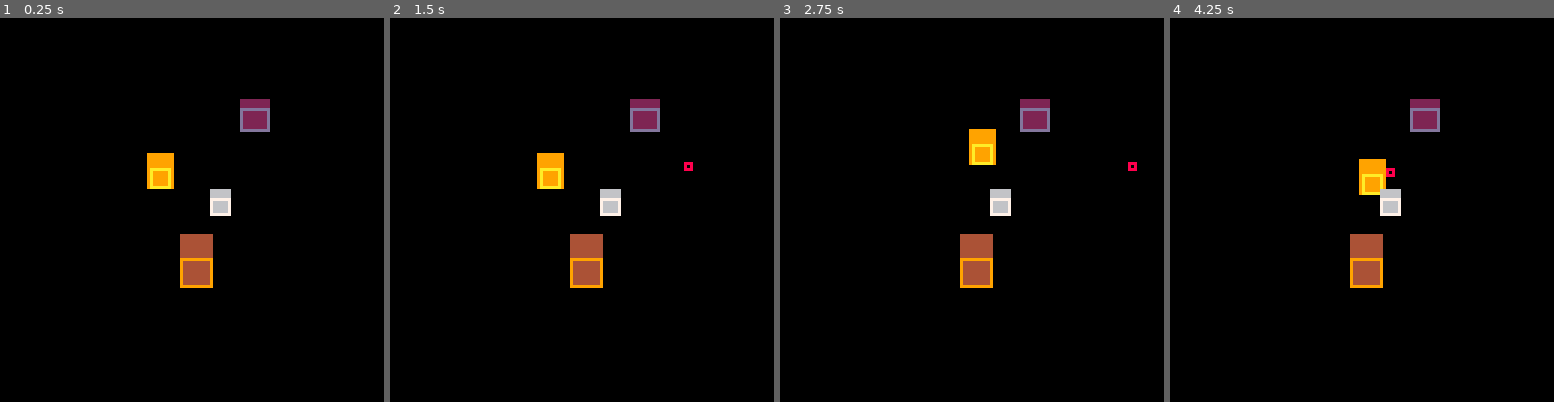
Above: before the commit, frames 1-4 (left to right).
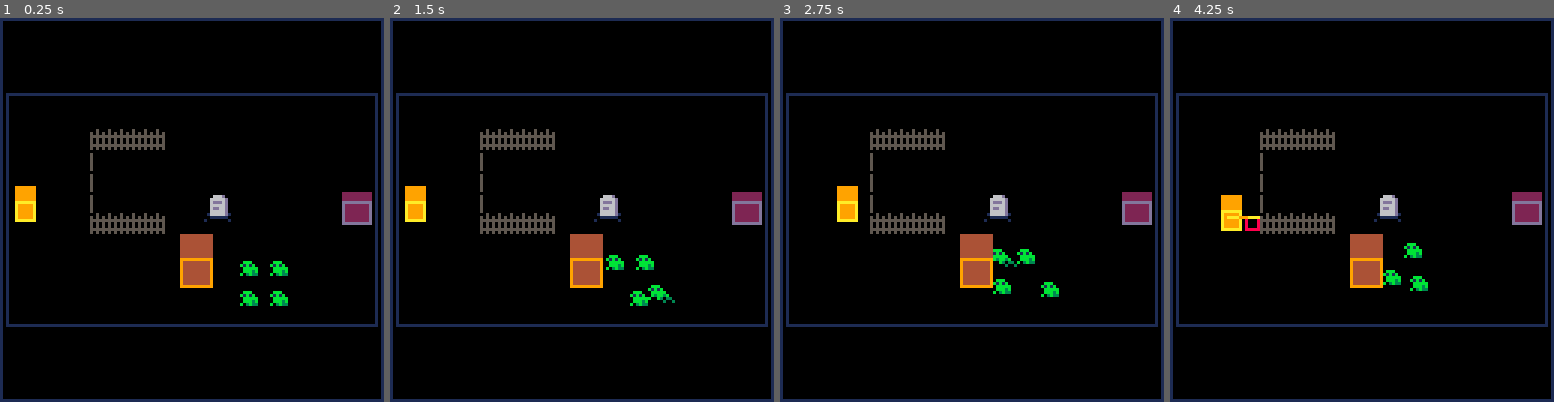
Above: after the commit, the same moments.

Repository: aylanonsense/pico-ludum-dare-40
Game: PICO-8 cartridge cart.p8
The game is run twice, just before and just after one commit, with the same random seed, the same clock (stepped at 60 frames per second) and the same inputs.
Inputs:
- Up to frame 1 (0.25 s): no input
- Up to frame 2 (1.5 s): tap X (X key) at 0.33, 1.07 s; tap O (Z key) at 0.7 s
- Up to frame 3 (2.75 s): hold Right 1.6-2.1 s; tap O (Z key) at 1.7, 2.1, 2.5 s; tap X (X key) at 1.85 s; hold Up 2.15-2.42 s; hold Right from 2.47 s (still down)
- Up to frame 4 (4.25 s): tap O (Z key) every 0.4 s from 2.9 to 4.1 s; tap X (X key) at 2.97, 4.08 s; release Right at 3.03 s; hold Left 3.08-3.58 s; hold Down 3.63-3.97 s; hold Right from 4.02 s (still down)

The runs differ from the first frame. In frame 1, 10% of the frame differs, in the area x 0-100%, y 0-100%; in frame 2, 10%; in frame 3, 10%; in frame 4, 10%.

Commit message:
Adding frogs, fences, mace attacks

Diff:
--- a/cart.p8
+++ b/cart.p8
@@ -7,11 +7,14 @@
 	2: witch
 	4: minions
 	8: tombstones
+	16: fences
 
 obstacle channels
 	1: player
 	2: tombstones
 	4: trees
+	8: minions
+	16: fences
 ]]
 
 -- useful no-op function
@@ -30,6 +33,7 @@
 -- global entity vars
 local entities
 local new_entities
+local player
 
 -- global input vars
 local buttons={}
@@ -42,34 +46,63 @@
 		height=7,
 		hurtbox_channel=1, -- player
 		obstacle_channel=1, -- player
-		collision_channel=2+4, -- tombstones + trees
+		collision_channel=2+4+16, -- tombstones + trees + fences
 		facing_dir="right",
 		move_dir=nil,
+		mace_attack_anim=0,
+		mace_attack_cooldown=0,
 		javelin_throw_anim=0,
 		javelin_throw_cooldown=0,
+		dodge_roll_dir=nil,
+		dodge_roll_anim=0,
+		dodge_roll_end_anim=0,
+		dodge_roll_detection=5,
+		health=5,
+		weapons={"mace","javelin"},
+		weapon_index=1,
 		update=function(self)
+			decrement_counter_prop(self,"mace_attack_anim")
+			decrement_counter_prop(self,"mace_attack_cooldown")
 			decrement_counter_prop(self,"javelin_throw_anim")
 			decrement_counter_prop(self,"javelin_throw_cooldown")
+			decrement_counter_prop(self,"dodge_roll_end_anim")
+			if decrement_counter_prop(self,"dodge_roll_anim") then
+				self.dodge_roll_end_anim=10
+				self.move_dir=nil
+			end
+			if decrement_counter_prop(self,"dodge_roll_detection") then
+				self.dodge_roll_dir=nil
+			end
 			-- switch move direction when a button pressed
-			foreach(directions,function(dir)
-				if btnp2(dir) then
-					self.move_dir=dir
-				end
-			end)
-			-- stop moving when the button is released
-			if self.move_dir and not btn2(self.move_dir) then
-				self.move_dir=nil
-			end
-			-- switch move direction to a held button
-			if not self.move_dir then
+			if self.dodge_roll_end_anim<=0 then
 				foreach(directions,function(dir)
-					if btn2(dir) then
+					if self.dodge_roll_anim<=0 and btnp2(dir) then
 						self.move_dir=dir
+						if dir==self.dodge_roll_dir then
+							self.dodge_roll_anim=8
+						else
+							self.dodge_roll_detection=8
+							self.dodge_roll_dir=dir
+						end
 					end
 				end)
+				if self.dodge_roll_anim<=0 then
+					-- stop moving when the button is released
+					if self.move_dir and not btn2(self.move_dir) then
+						self.move_dir=nil
+					end
+					-- switch move direction to a held button
+					if not self.move_dir then
+						foreach(directions,function(dir)
+							if btn2(dir) then
+								self.move_dir=dir
+							end
+						end)
+					end
+				end
 			end
 			-- no moving during an animation
-			if self.javelin_throw_anim>0 then
+			if self.javelin_throw_anim>0 or self.mace_attack_anim>0 or self.dodge_roll_end_anim>0 then
 				self.vx,self.vy=0,0
 			else
 				-- face the direction of movement
@@ -77,30 +110,72 @@
 					self.facing_dir=self.move_dir
 				end
 				-- move in the movement direction
-				self.vx,self.vy=dir_to_vector(self.move_dir)
+				self.vx,self.vy=dir_to_vector(self.move_dir,ternary(self.dodge_roll_anim>0,2.5,1))
 			end
 			-- move the character
 			self:apply_velocity()
+			-- switch weapons
+			if btnp2("x") then
+				self.weapon_index=1+(self.weapon_index%#self.weapons)
+			end
 			-- throw a javelin
-			if btnp2("z") and self.javelin_throw_cooldown<=0 then
-				self.javelin_throw_anim=10
-				self.javelin_throw_cooldown=30
-				spawn_entity("javelin",self.x+2,self.y-2,{move_dir=self.facing_dir})
+			if self.dodge_roll_anim<=0 and self.dodge_roll_end_anim<=0 and btnp2("z") then
+				if self.weapons[self.weapon_index]=="mace" and self.mace_attack_cooldown<=0 then
+					self.mace_attack_anim=10
+					self.mace_attack_cooldown=10
+					spawn_entity("mace_attack",self.x,self.y,{slash_dir=self.facing_dir})
+				elseif self.weapons[self.weapon_index]=="javelin" and self.javelin_throw_cooldown<=0 then
+					self.javelin_throw_anim=10
+					self.javelin_throw_cooldown=30
+					spawn_entity("javelin",self.x+2,self.y+2,{move_dir=self.facing_dir})
+				end
 			end
 		end,
 		draw=function(self)
-			rectfill(self.x-0.5,self.y-4.5,self.x+7.5,self.y+6.5,9)
+			rectfill(self.x+0.5,self.y-4.5,self.x+6.5,self.y+6.5,9)
 			self:draw_outline(10)
+		end
+	},
+	mace_attack={
+		width=7,
+		height=7,
+		frames_to_death=1,
+		hitbox_channel=2+4+8+16, -- witches + minions + tombstones + fences
+		damage=1,
+		init=function(self)
+			local x,y=dir_to_vector(self.slash_dir,5)
+			self.x+=x
+			self.y+=y
 		end
 	},
 	javelin={
-		width=3,
-		height=3,
-		hitbox_channel=2+4+8, -- witches, minions, tombstones
-		collision_channel=4, -- trees
+		width=5,
+		height=5,
+		hitbox_channel=2+4+8, -- witches + minions + tombstones
+		collision_channel=4+16, -- trees + fences
+		damage=1,
 		update=function(self)
 			self.vx,self.vy=dir_to_vector(self.move_dir,2)
 			self:apply_velocity()
+		end,
+		draw=function(self)
+			local x,y=self.x,self.y-1
+			self:draw_outline(8)
+			if self.move_dir=="up" then
+				sspr2(0,7,3,11,x+1,y,true)
+			elseif self.move_dir=="down" then
+				sspr2(0,7,3,11,x+1,y-6)
+			elseif self.move_dir=="left" then
+				sspr2(3,7,11,3,x,y)
+			elseif self.move_dir=="right" then
+				sspr2(3,7,11,3,x-6,y,true)
+			end
+		end,
+		on_hit=function(self)
+			self:die()
+		end,
+		on_collide=function(self)
+			self:die()
 		end
 	},
 	witch={
@@ -113,14 +188,68 @@
 			self:draw_outline(13)
 		end
 	},
+	frog={
+		width=7,
+		height=6,
+		health=1,
+		hitbox_channel=1, -- player
+		hurtbox_channel=4, -- minion
+		obstacle_channel=8, -- minion
+		collision_channel=2+4+8+16, -- tombstones + trees + minions + fences
+		hop_frames=0,
+		init=function(self)
+			self.frames_to_hop=rnd_int(35,50)
+		end,
+		update=function(self)
+			decrement_counter_prop(self,"hop_frames")
+			if decrement_counter_prop(self,"frames_to_hop") then
+				local dx=mid(-100,player:center_x()-self:center_x(),100)
+				local dy=mid(-100,player:center_y()-self:center_y(),100)
+				local dist=sqrt(dx*dx+dy*dy)
+				self.vx,self.vy=dx/dist,dy/dist
+				self.frames_to_hop=rnd_int(35,50)
+				self.hop_frames=rnd_int(8,12)
+				self.is_facing_right=self.vx>0
+			end
+			if self.hop_frames<=0 then
+				self.vx,self.vy=0,0
+			end
+			self:apply_velocity()
+		end,
+		draw=function(self)
+			-- self:draw_outline(8)
+			sspr2(ternary(self.hop_frames>0,31,22),0,9,6,self.x-1,self.y,self.is_facing_right)
+		end,
+		on_hurt=function(self,entity)
+			self.invincibility_frames=3
+			self.health-=entity.damage
+			if self.health<=0 then
+				self:die()
+			end
+		end
+	},
 	tombstone={
-		width=7,
+		width=6,
 		height=6,
 		hurtbox_channel=8, -- tombstone
 		obstacle_channel=2, -- tombstone
+		health=2,
+		init=function(self)
+			self.flipped=rnd()<0.5
+		end,
 		draw=function(self)
-			rectfill(self.x+0.5,self.y-2.5,self.x+6.5,self.y+5.5,6)
-			self:draw_outline(7)
+			sspr2(12,0,10,6,self.x-2,self.y+2,self.flipped)
+			if self.obstacle_channel>0 then
+				sspr2(ternary(self.health<2,6,0),0,6,7,self.x,self.y-1)
+			end
+		end,
+		on_hurt=function(self,entity)
+			self.invincibility_frames=3
+			self.health-=entity.damage
+			if self.health<=0 then
+				self.hurtbox_channel=0
+				self.obstacle_channel=0
+			end
 		end
 	},
 	tree={
@@ -131,6 +260,31 @@
 			rectfill(self.x+0.5,self.y-7.5,self.x+10.5,self.y+9.5,4)
 			self:draw_outline(9)
 		end
+	},
+	horizontal_fence={
+		width=9,
+		height=4,
+		hurtbox_channel=16, -- fence
+		obstacle_channel=16, -- fence
+		health=2,
+		draw=function(self)
+			sspr(40,0,11,7,self.x-1,self.y-3)
+		end,
+		on_hurt=function(self,entity)
+			self.invincibility_frames=3
+			self.health-=entity.damage
+			if self.health<=0 then
+				self:die()
+			end
+		end
+	},
+	vertical_fence={
+		extends="horizontal_fence",
+		width=3,
+		height=7,
+		draw=function(self)
+			sspr(62,0,3,7,self.x,self.y-1)
+		end
 	}
 }
 
@@ -139,10 +293,23 @@
 	entities={}
 	new_entities={}
 	-- create initial entities
-	spawn_entity("player",50,50)
+	player=spawn_entity("player",5,61)
 	spawn_entity("tombstone",70,60)
 	spawn_entity("tree",60,80)
-	spawn_entity("witch",80,30)
+	spawn_entity("frog",80,80)
+	spawn_entity("frog",90,80)
+	spawn_entity("frog",90,90)
+	spawn_entity("frog",80,90)
+	spawn_entity("witch",114,61)
+	spawn_entity("horizontal_fence",30,40+28)
+	spawn_entity("horizontal_fence",38,40+28)
+	spawn_entity("horizontal_fence",46,40+28)
+	spawn_entity("vertical_fence",29,45)
+	spawn_entity("vertical_fence",29,52)
+	spawn_entity("vertical_fence",29,59)
+	spawn_entity("horizontal_fence",30,40)
+	spawn_entity("horizontal_fence",38,40)
+	spawn_entity("horizontal_fence",46,40)
 	-- add new entities to the game immediately
 	add_new_entities()
 end
@@ -193,8 +360,13 @@
 end
 
 function _draw()
+	camera()
 	-- clear the screen
 	cls(0)
+	-- draw guidelines
+	color(1)
+	rect(0,0,127,127) -- bounding box
+	rect(2,25,125,102) -- bounding box
 	-- draw each entity
 	foreach(entities,function(entity)
 		entity:draw()
@@ -202,103 +374,115 @@
 end
 
 -- entity functions
-function spawn_entity(class_name,x,y,args)
-	-- create the basic entity
-	local entity={
-		class_name=class_name,
-		-- lifetime props
-		is_alive=true,
-		frames_alive=0,
-		frames_to_death=0,
-		-- hit props
-		hitbox_channel=0,
-		hurtbox_channel=0,
-		invincibility_frames=0,
-		-- collision props
-		collision_channel=0,
-		obstacle_channel=0,
-		-- spatial props
-		x=x or 0,
-		y=y or 0,
-		vx=0,
-		vy=0,
-		width=0,
-		height=0,
-		-- basic entity methods
-		init=noop,
-		update=function(self)
-			self:apply_velocity()
-		end,
-		apply_velocity=function(self)
-			local vx,vy=self.vx,self.vy
-			-- entities that don't collide with anything are real simple
-			if self.collision_channel<=0 then
-				self.x+=vx
-				self.y+=vy
-			-- otherwise we have a lot of work to do
-			elseif vx!=0 or vy!=0 then
-				-- move in small steps
-				local move_steps=ceil(max(abs(vx),abs(vy))/1.05)
-				local t
-				for t=1,move_steps do
-					if vx==self.vx then
-						self.x+=vx/move_steps
-					end
-					if vy==self.vy then
-						self.y+=vy/move_steps
-					end
-					-- check for collisions against other entities
-					local d
-					for d=1,#direction_attrs do
-						local dir=direction_attrs[d]
-						local axis,vel,size,mult=dir[2],dir[3],dir[4],dir[5]
-						local i
-						for i=1,#entities do
-							local entity=entities[i]
-							if band(self.collision_channel,entity.obstacle_channel)>0 and self!=entity and mult*self[vel]>=mult*entity[vel] then
-								-- they can collide, now check to see if there is overlap
-								local self_sub={}
-								self_sub.x=self.x+1.1
-								self_sub.y=self.y+1.1
-								self_sub.width=self.width-2.2
-								self_sub.height=self.height-2.2
-								self_sub[axis],self_sub[size]=self[axis]+ternary(mult>0,self[size]/2,0),self[size]/2
-								if rects_overlapping(
-									self_sub.x,self_sub.y,self_sub.width,self_sub.height,
-									entity.x,entity.y,entity.width,entity.height) then
-									-- there was a collision
-									self[axis],self[vel]=entity[axis]+ternary(mult<0,entity[size],-self[size]),entity[vel]
-									self:on_collide(dir[1],entity)
+function spawn_entity(class_name,x,y,args,skip_init)
+	local entity
+	local super_class_name=entity_classes[class_name].extends
+	if super_class_name then
+		entity=spawn_entity(super_class_name,x,y,args,true)
+	else
+		-- create the basic entity
+		entity={
+			-- lifetime props
+			is_alive=true,
+			frames_alive=0,
+			frames_to_death=0,
+			-- hit props
+			hitbox_channel=0,
+			hurtbox_channel=0,
+			invincibility_frames=0,
+			-- collision props
+			collision_channel=0,
+			obstacle_channel=0,
+			-- spatial props
+			x=x or 0,
+			y=y or 0,
+			vx=0,
+			vy=0,
+			width=1,
+			height=1,
+			-- basic entity methods
+			init=noop,
+			update=function(self)
+				self:apply_velocity()
+			end,
+			apply_velocity=function(self)
+				local vx,vy=self.vx,self.vy
+				-- entities that don't collide with anything are real simple
+				if self.collision_channel<=0 then
+					self.x+=vx
+					self.y+=vy
+				-- otherwise we have a lot of work to do
+				elseif vx!=0 or vy!=0 then
+					-- move in small steps
+					local move_steps=ceil(max(abs(vx),abs(vy))/1.05)
+					local t
+					for t=1,move_steps do
+						if vx==self.vx then
+							self.x+=vx/move_steps
+						end
+						if vy==self.vy then
+							self.y+=vy/move_steps
+						end
+						-- check for collisions against other entities
+						local d
+						for d=1,#direction_attrs do
+							local dir=direction_attrs[d]
+							local axis,vel,size,mult=dir[2],dir[3],dir[4],dir[5]
+							local i
+							for i=1,#entities do
+								local entity=entities[i]
+								if band(self.collision_channel,entity.obstacle_channel)>0 and self!=entity and mult*self[vel]>=mult*entity[vel] then
+									-- they can collide, now check to see if there is overlap
+									local self_sub={}
+									self_sub.x=self.x+1.1
+									self_sub.y=self.y+1.1
+									self_sub.width=self.width-2.2
+									self_sub.height=self.height-2.2
+									self_sub[axis],self_sub[size]=self[axis]+ternary(mult>0,self[size]/2,0),self[size]/2
+									if rects_overlapping(
+										self_sub.x,self_sub.y,self_sub.width,self_sub.height,
+										entity.x,entity.y,entity.width,entity.height) then
+										-- there was a collision
+										self[axis],self[vel]=entity[axis]+ternary(mult<0,entity[size],-self[size]),entity[vel]
+										self:on_collide(dir[1],entity)
+									end
 								end
 							end
 						end
 					end
 				end
-			end
-		end,
-		draw=function(self)
-			self:draw_outline(8)
-		end,
-		draw_outline=function(self,color)
-			rect(self.x+0.5,self.y+0.5,self.x+self.width-0.5,self.y+self.height-0.5,color or 8)
-		end,
-		-- death methods
-		die=function(self)
-			self:on_death()
-			self.is_alive=false
-		end,
-		despawn=function(self)
-			self.is_alive=false
-		end,
-		on_death=noop,
-		-- hit methods
-		on_hit=noop,
-		on_hurt=function(self)
-			self:die()
-		end,
-		-- collision methods
-		on_collide=noop
-	}
+			end,
+			draw=function(self)
+				self:draw_outline(8)
+			end,
+			draw_outline=function(self,color)
+				rect(self.x+0.5,self.y+0.5,self.x+self.width-0.5,self.y+self.height-0.5,color or 8)
+			end,
+			center_x=function(self)
+				return self.x+self.width/2
+			end,
+			center_y=function(self)
+				return self.y+self.height/2
+			end,
+			-- death methods
+			die=function(self)
+				self:on_death()
+				self.is_alive=false
+			end,
+			despawn=function(self)
+				self.is_alive=false
+			end,
+			on_death=noop,
+			-- hit methods
+			on_hit=noop,
+			on_hurt=function(self)
+				self:die()
+			end,
+			-- collision methods
+			on_collide=noop
+		}
+	end
+	entity.class_name=class_name
 	-- add class properties/methods onto it
 	local k,v
 	for k,v in pairs(entity_classes[class_name]) do
@@ -308,10 +492,12 @@
 	for k,v in pairs(args or {}) do
 		entity[k]=v
 	end
-	-- initialize it
-	entity:init()
-	-- add it to the list of entities-to-be-added
-	add(new_entities,entity)
+	if not skip_init then
+		-- initialize it
+		entity:init()
+		-- add it to the list of entities-to-be-added
+		add(new_entities,entity)
+	end
 	-- return it
 	return entity
 end
@@ -327,6 +513,16 @@
 -- if condition is true return the second argument, otherwise the third
 function ternary(condition,if_true,if_false)
 	return condition and if_true or if_false
+end
+
+-- generates a random integer between min_val and max_val, inclusive
+function rnd_int(min_val,max_val)
+	return flr(rnd_float(min_val,max_val+1))
+end
+
+-- generates a random number between min_val and max_val
+function rnd_float(min_val,max_val)
+	return min_val+rnd(max_val-min_val)
 end
 
 function button_string_to_index(s)
@@ -353,6 +549,10 @@
 	return button_presses[button_string_to_index(n)]
 end
 
+function sspr2(sx,sy,sw,sh,x,y,fh,fv)
+	sspr(sx,sy,sw,sh,x+0.5,y+0.5,sw,sh,fh,fv)
+end
+
 -- round a number up to the nearest integer
 function ceil(n)
 	return -flr(-n)
Not shown, changed: 22 lines of the sprite sheet (__gfx__) section of cart.p8
